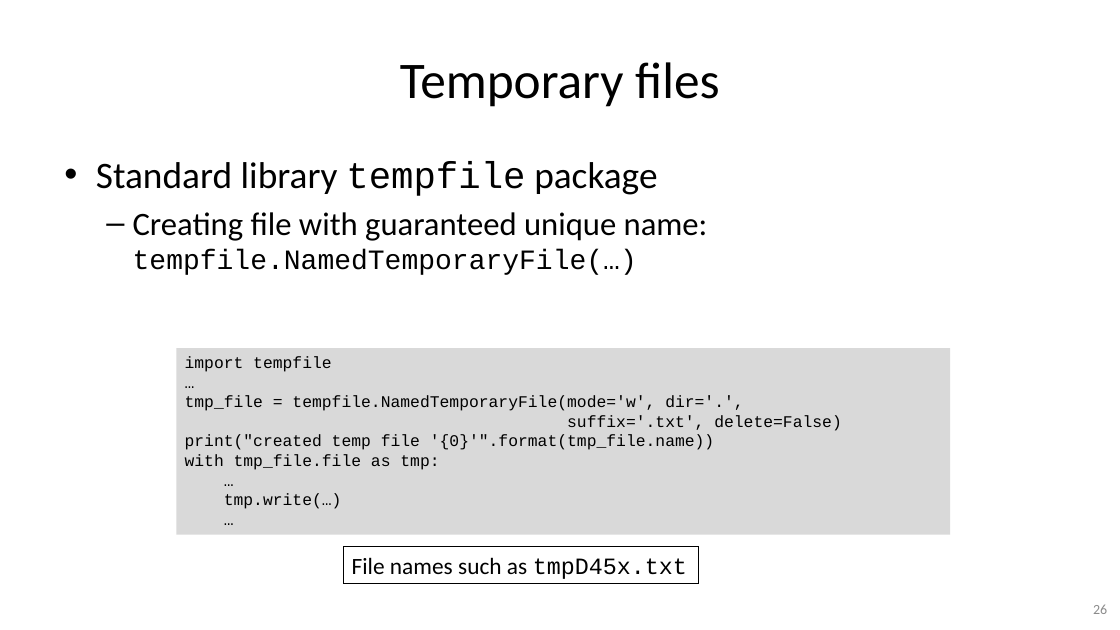
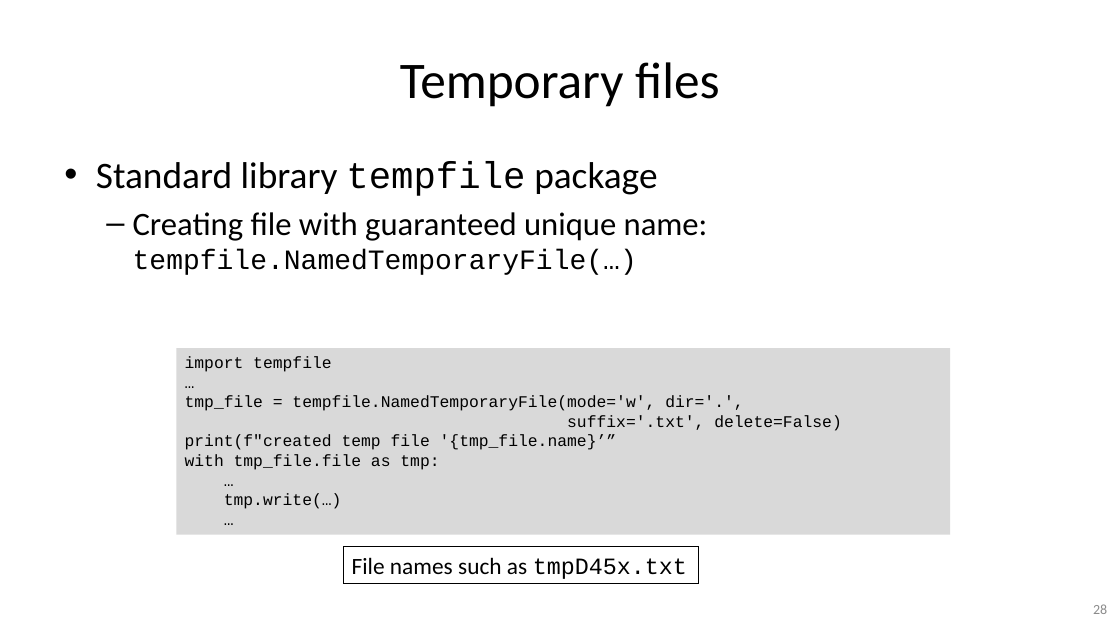
Before and after one commit to gjbex/Python-for-systems-programming, a slide deck: slide 28 of python_for_systems_programming.pptx (slide 26 before the commit). Drawn at 1120x630 pixels with LibreOffice and Linux fonts; fonts in the diff are those of the drawing. Boxes give left, top, right and bottom in pixels: in the first picture for what was removed or moved away, otherwise in the second. Text is boxed around its words. In the diff, an @@ line names an element or a change of style, - is before the commit and + after.

Commit message:
Fix typos

```diff
--- a/python_for_systems_programming.pptx
+++ b/python_for_systems_programming.pptx
@@ text in rectangle at (185, 434, 617, 450): text changed @@
-print("created temp file '{0}'".format(tmp_file.name))
+print(f"created temp file '{tmp_file.name}’”
@@ page number at (1093, 604, 1107, 614): text changed @@
-26
+28
```
Also in this commit, not shown: 5 other slides changed, 2 slides added.
